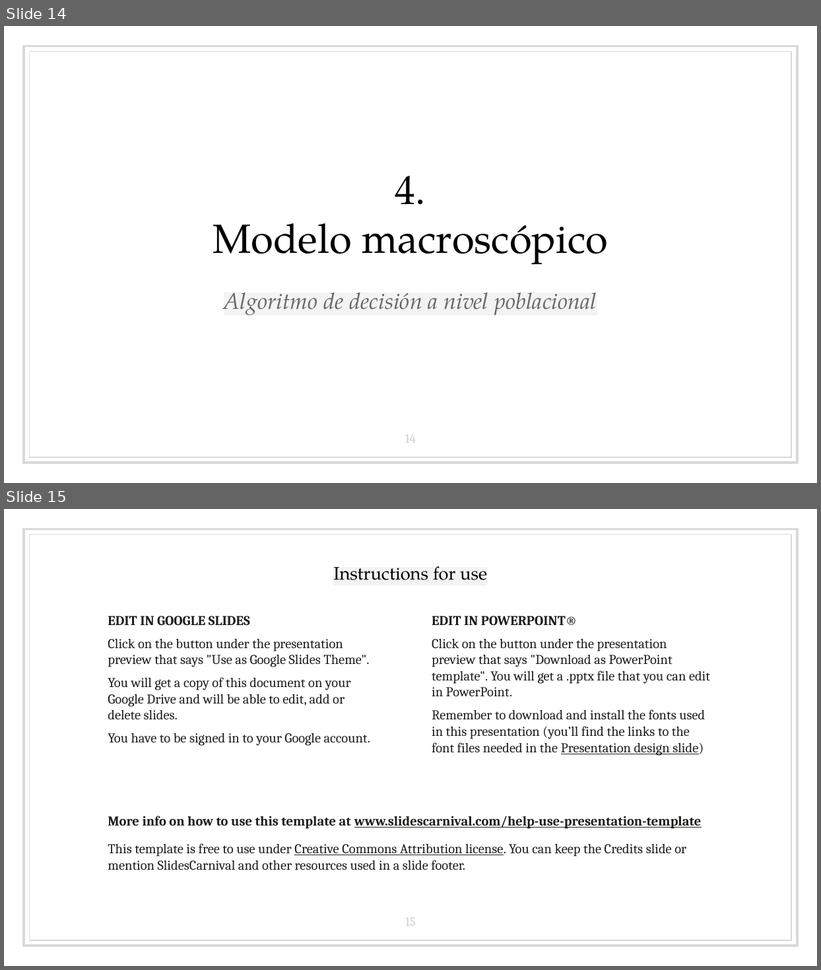
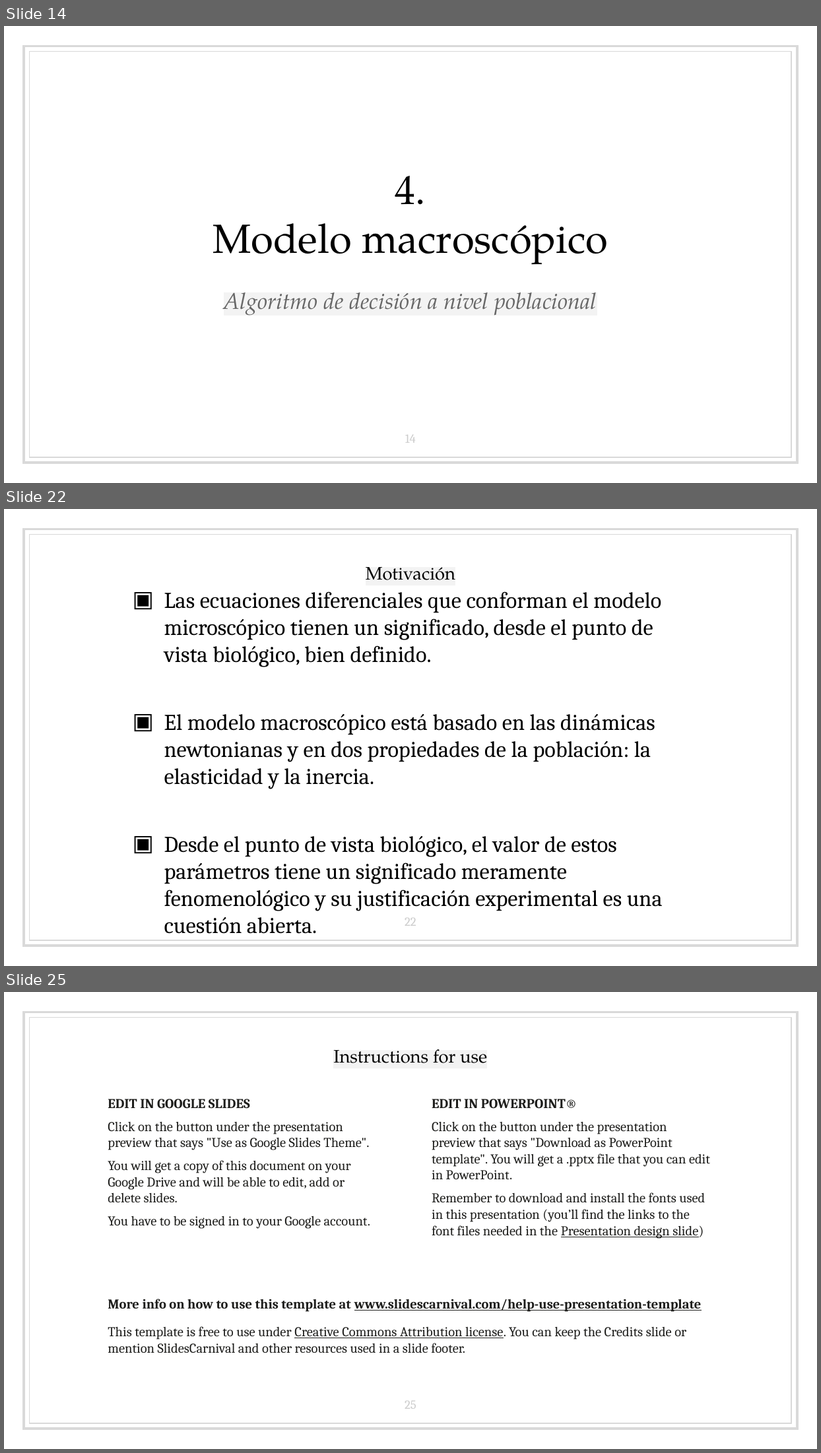
Before and after one commit to bserranoanton/TFG-mates, a slide deck: Defensa/transparenciasDefensa.pptx. Shown one above the other, each under a label of ours: slides 14 and 15 before the commit, slides 14, 22 and 25 after it; the slides between them are not shown. The pictures are 821x970 and 821x1453 pixels, drawn with LibreOffice and Linux fonts; fonts in the diff are those of the drawing. Boxes give left, top, right and bottom in pixels: in the first picture for what was removed or moved away, otherwise in the second. Text is boxed around its words. In the diff, an @@ line names an element or a change of style, - is before the commit and + after.

```diff
--- a/Defensa/transparenciasDefensa.pptx
+++ b/Defensa/transparenciasDefensa.pptx
@@ slide 22 added at (x1=4, y1=509, x2=817, y2=966), background #FFFFFF; not listed: 2 template elements that a slide beside it also shows @@
@@ title added at (x1=366, y1=567, x2=455, y2=580), 16 pt, text #000000 @@
+Motivación
@@ text added at (x1=164, y1=593, x2=663, y2=912), 20 pt, text #000000 @@
+▣ Las ecuaciones diferenciales que conforman el modelo microscópico tienen un significado, desde el punto de vista biológico, bien definido.
+▣ El modelo macroscópico está basado en las dinámicas newtonianas y en dos propiedades de la población: la elasticidad y la inercia.
+▣ Desde el punto de vista biológico, el valor de estos parámetros tiene un significado meramente fenomenológico y su justificación experimental es una cuestión abierta.
@@ page number added at (x1=405, y1=918, x2=416, y2=926), 11 pt, text #CCCCCC @@
+22
@@ what was slide 15 is now slide 25 @@
@@ page number at (x1=405, y1=1401, x2=416, y2=1409): text changed @@
-15
+25
```
Also in this commit, not shown: 5 slides changed, 9 other slides added.
